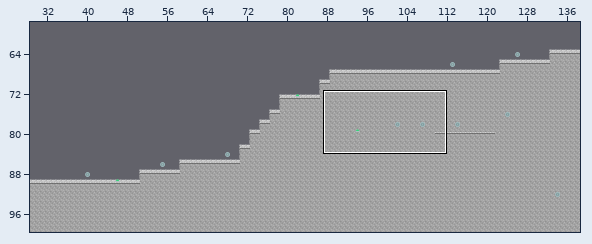
Tiled map (JSON): assets/maps/map_1.json. Above, an overview of the earlier version with the close-up marked.
Close-up. Before the edit:
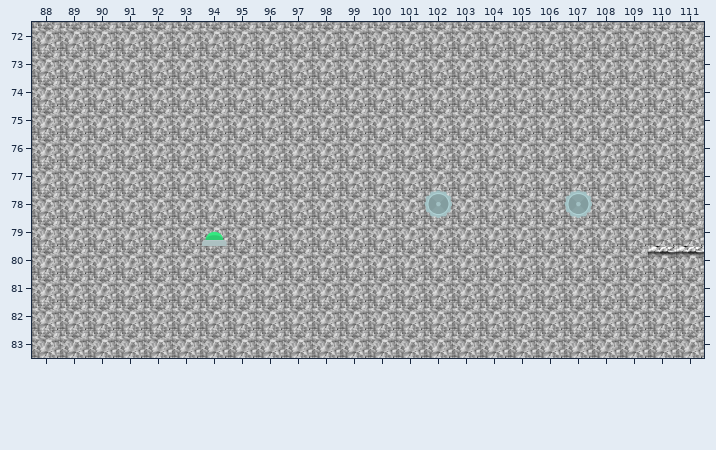
Cells are 64x64 px. Shown: x 88..111, y 72..83. The commit also changed other parts of the map, which this record leaves out.
Now the later version:
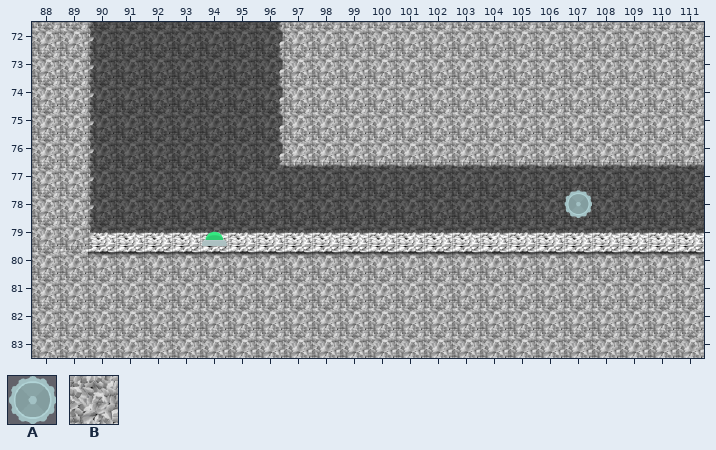
Key: from "vindicta_platform": A 42, B 45.
_ is an empty cell.
Objects are placed by their top-left corner, in cells (3,4 is the top-left corner of cell 3,4); size is 1x1 cell unless given.
Diff:
Layer "Cache" (now hidden):
y 72..76: x 90..96 BBBBBBB -> _______
y 77..79: x 90..111 BBBBBBBBBBBBBBBBBBBBBB -> ______________________
y 80: x 89..109 BBBBBBBBBBBBBBBBBBBBB -> _____________________
Layer "Ennemy":
removed: A at 102,78
Pixel boxes of the changes (left, top, right, bottom) in both close-ups:
removed: (60, 22, 704, 273)
